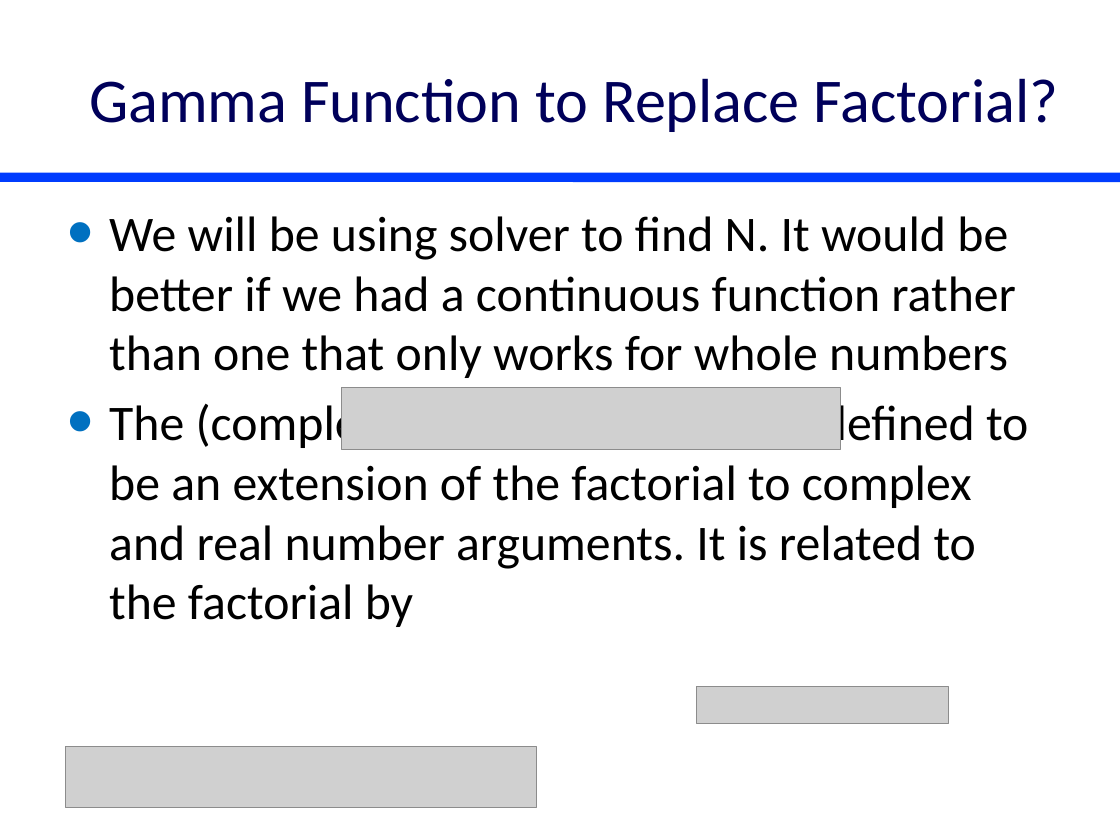
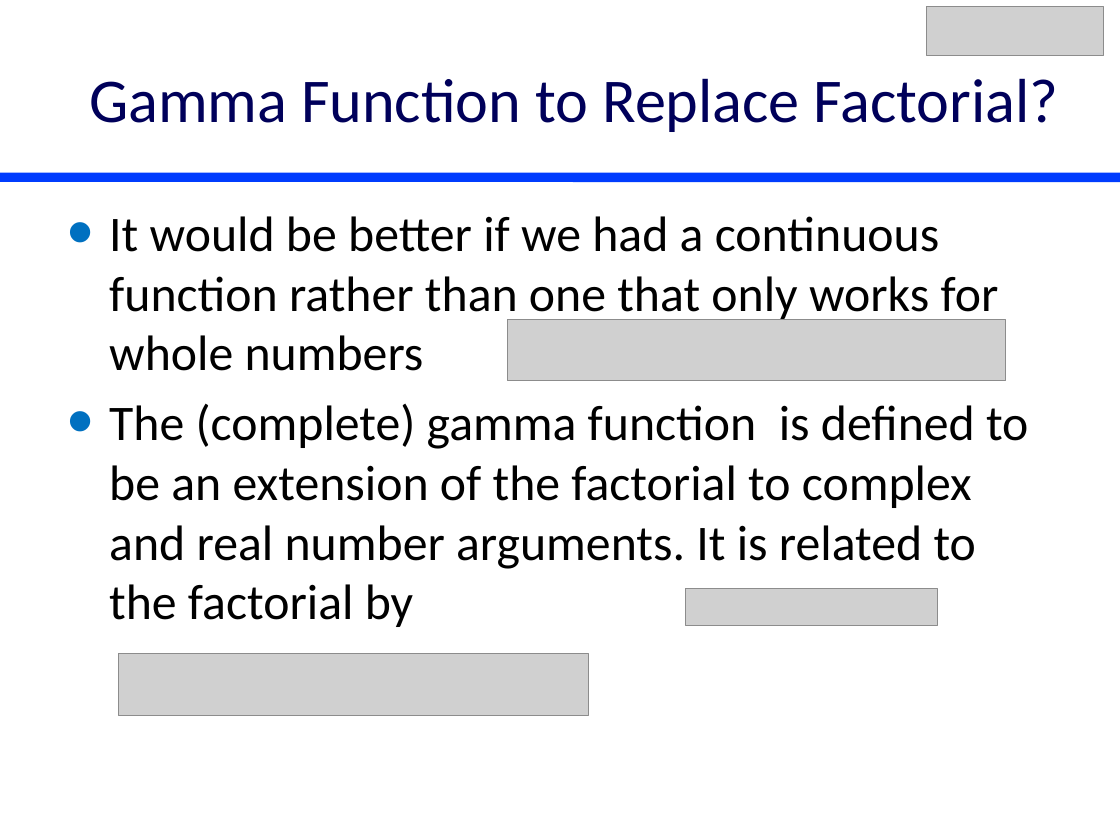
Before and after one commit to monroews/CEE4530, a slide deck: slide 24 of website/pptx/Reactors.pptx. Drawn at 1120x840 pixels with LibreOffice and Linux fonts; fonts in the diff are those of the drawing; grey boxes stand for pictures. Boxes give left, top, right and bottom in pixels: in the first picture for what was removed or moved away, otherwise in the second. Text is boxed around its words. In the diff, an @@ line names an element or a change of style, - is before the commit and + after.

```diff
--- a/website/pptx/Reactors.pptx
+++ b/website/pptx/Reactors.pptx
@@ picture added at box(926, 7, 1103, 56) @@
@@ text at box(109, 216, 999, 371): text changed @@
-• We will be using solver to find N. It would be better if we had a continuous function rather than one that only works for whole numbers
+• It would be better if we had a continuous function rather than one that only works for whole numbers
@@ picture: place and size @@
-picture at box(342, 388, 840, 449)
+picture at box(507, 319, 1006, 381)
@@ picture: place and size @@
-picture at box(697, 687, 949, 724)
+picture at box(685, 588, 937, 625)
@@ picture: place and size @@
-picture at box(66, 746, 536, 808)
+picture at box(119, 654, 589, 716)
```
Also in this commit, not shown: 10 other slides changed, 1 slide removed, 1 other file.
